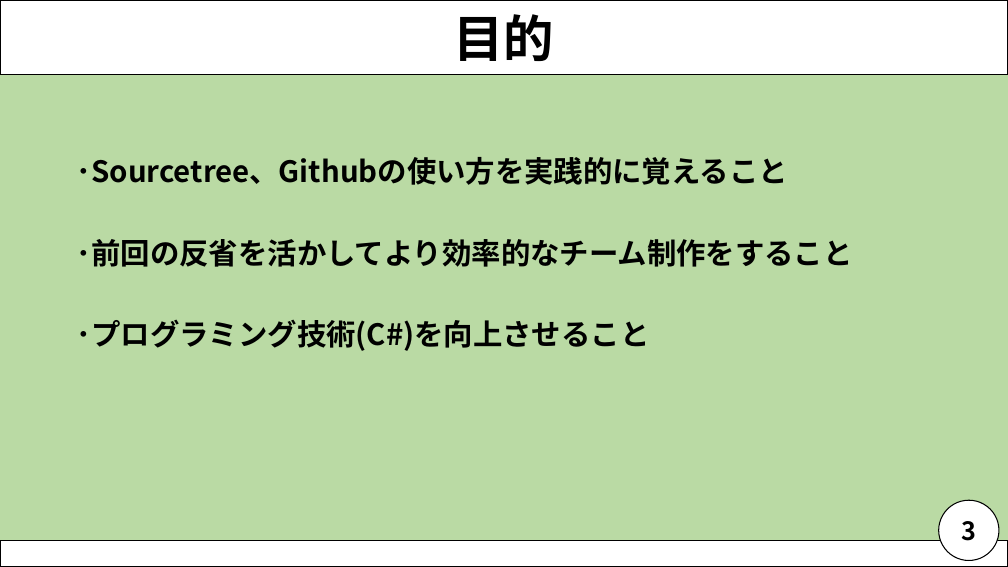
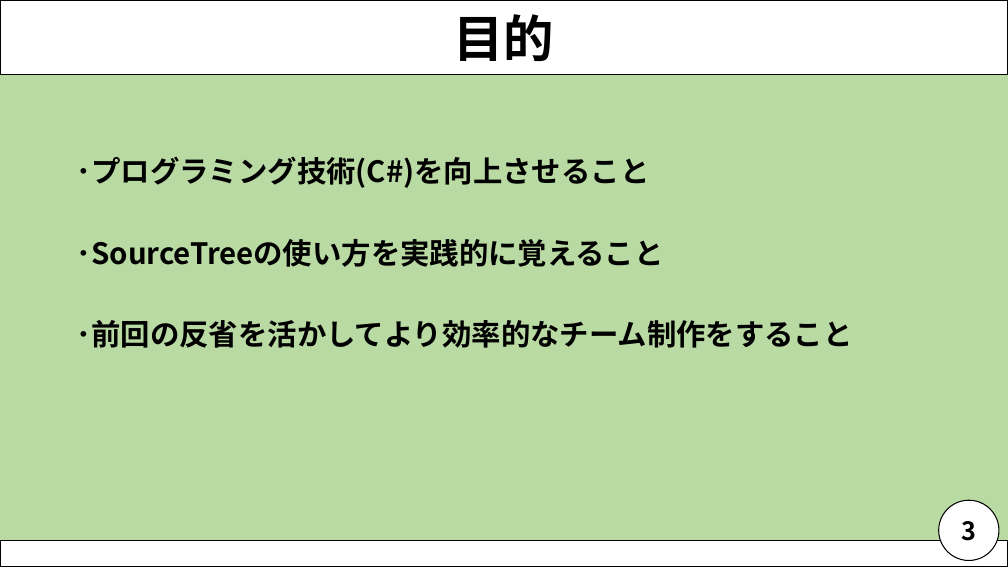
Before and after one commit to NagaoMasaki/NervousBreakdown, a slide deck: slide 4 of 資料/神経衰弱発表資料_200716.pptx. Drawn at 1008x567 pixels with LibreOffice and Linux fonts; fonts in the diff are those of the drawing. Boxes give left, top, right and bottom in pixels: in the first picture for what was removed or moved away, otherwise in the second. Text is boxed around its words. In the diff, an @@ line names an element or a change of style, - is before the commit and + after.

```diff
--- a/資料/神経衰弱発表資料_200716.pptx
+++ b/資料/神経衰弱発表資料_200716.pptx
@@ text at (x1=77, y1=157, x2=664, y2=267): text changed @@
-･Sourcetree、Githubの使い方を実践的に覚えること
+･プログラミング技術(C#)を向上させること
+･SourceTreeの使い方を実践的に覚えること
@@ text at (x1=77, y1=320, x2=650, y2=351): paragraph removed @@
-･プログラミング技術(C#)を向上させること
```
Also in this commit, not shown: 10 other slides changed, 2 slides added.
